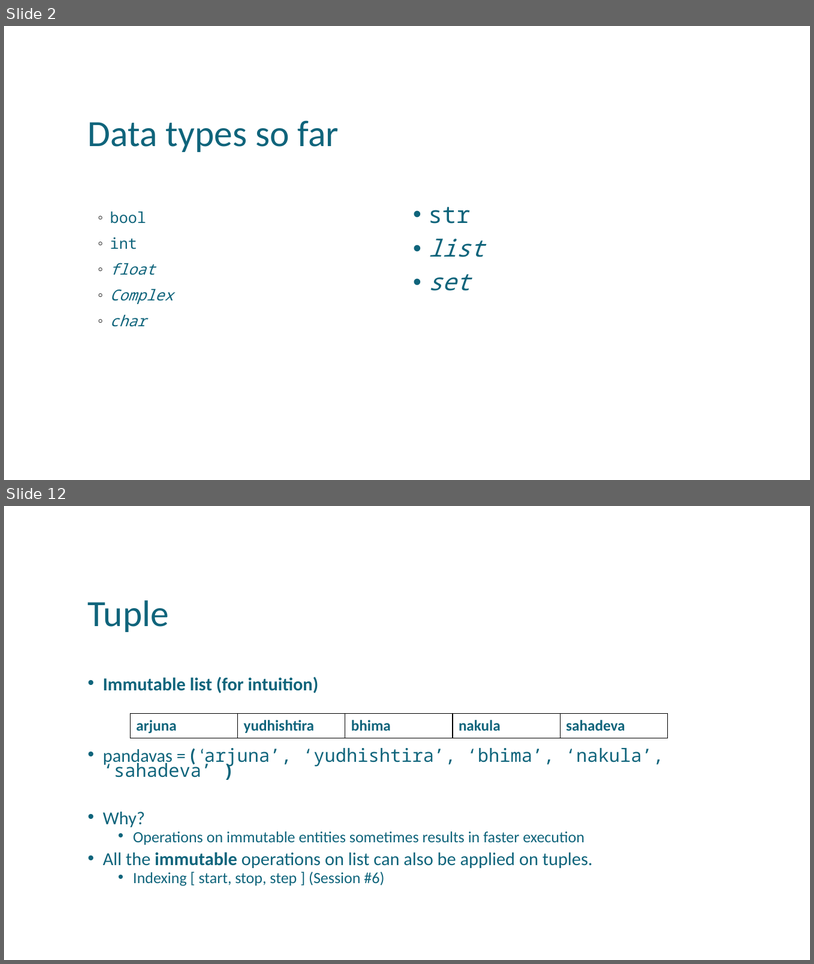
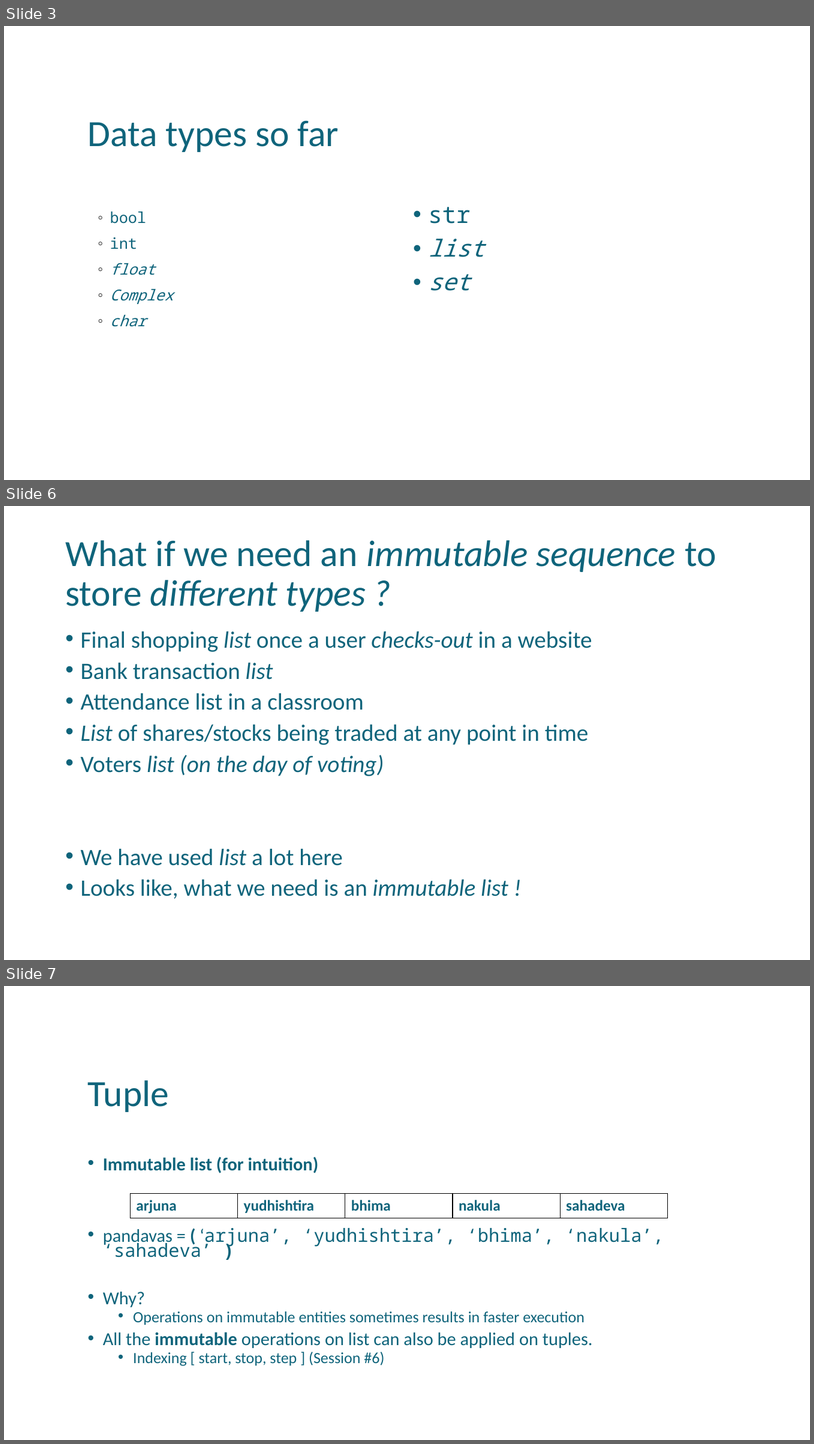
Before and after one commit to uday87j/teach_python, a slide deck: fundamentals/8-Dictionary, Tuple, Range.pptx. Shown one above the other, each under a label of ours: slides 2 and 12 before the commit, slides 3, 6 and 7 after it; the slides between them are not shown. The pictures are 814x964 and 814x1444 pixels, drawn with LibreOffice and Linux fonts; fonts in the diff are those of the drawing. Boxes give left, top, right and bottom in pixels: in the first picture for what was removed or moved away, otherwise in the second. Text is boxed around its words. In the diff, an @@ line names an element or a change of style, - is before the commit and + after.

```diff
--- a/fundamentals/8-Dictionary, Tuple, Range.pptx
+++ b/fundamentals/8-Dictionary, Tuple, Range.pptx
@@ slide 6 added at [4, 506, 810, 960], background #FFFFFF @@
@@ title added at [65, 540, 716, 612], 44 pt, text #0F647B, italic @@
+What if we need an immutable sequence to store different types ?
@@ text added at [81, 631, 593, 898], 28 pt, text #0F647B @@
+• Final shopping list once a user checks-out in a website
+• Bank transaction list
+• Attendance list in a classroom
+• List of shares/stocks being traded at any point in time
+• Voters list (on the day of voting)
+• We have used list a lot here
+• Looks like, what we need is an immutable list !
@@ what was slide 2 is now slide 3 @@
@@ what was slide 12 is now slide 7 @@
```
Also in this commit, not shown: 5 slides changed, 7 other slides added, 1 other file.
